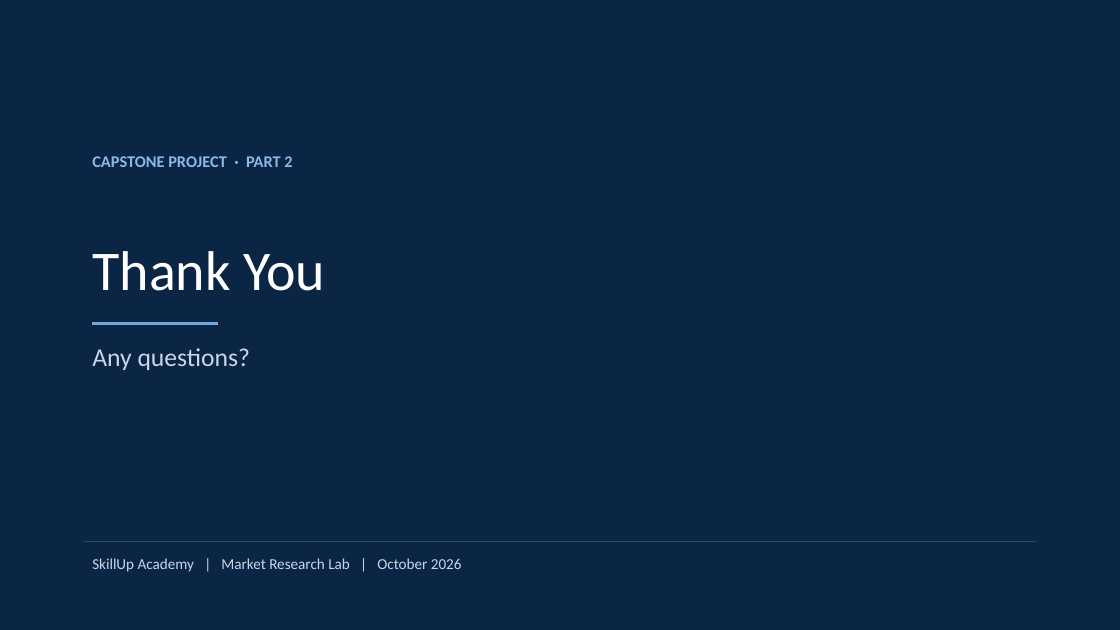
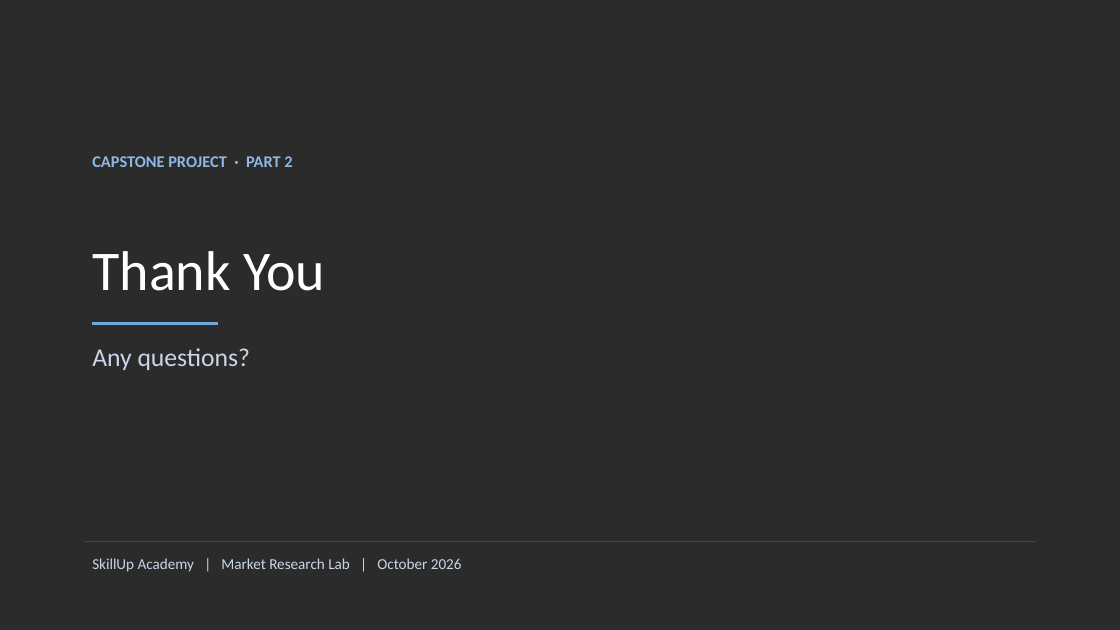
Before and after one commit to BadboyVee/BlackHoleeee, a slide deck: slide 22 of capstone/Customer_Analysis.pptx (slide 17 before the commit). Drawn at 1120x630 pixels with LibreOffice and Linux fonts; fonts in the diff are those of the drawing; background and template pictures are left out; a plain dark background stands for a picture behind light text. Boxes give left, top, right and bottom in pixels: in the first picture for what was removed or moved away, otherwise in the second. Text is boxed around its words. In the diff, an @@ line names an element or a change of style, - is before the commit and + after.

```diff
--- a/capstone/Customer_Analysis.pptx
+++ b/capstone/Customer_Analysis.pptx
@@ background #0B2545 to picture (left out) @@
```
Also in this commit, not shown: 14 other slides changed, 7 slides added, 2 slides removed, 8 other files.
